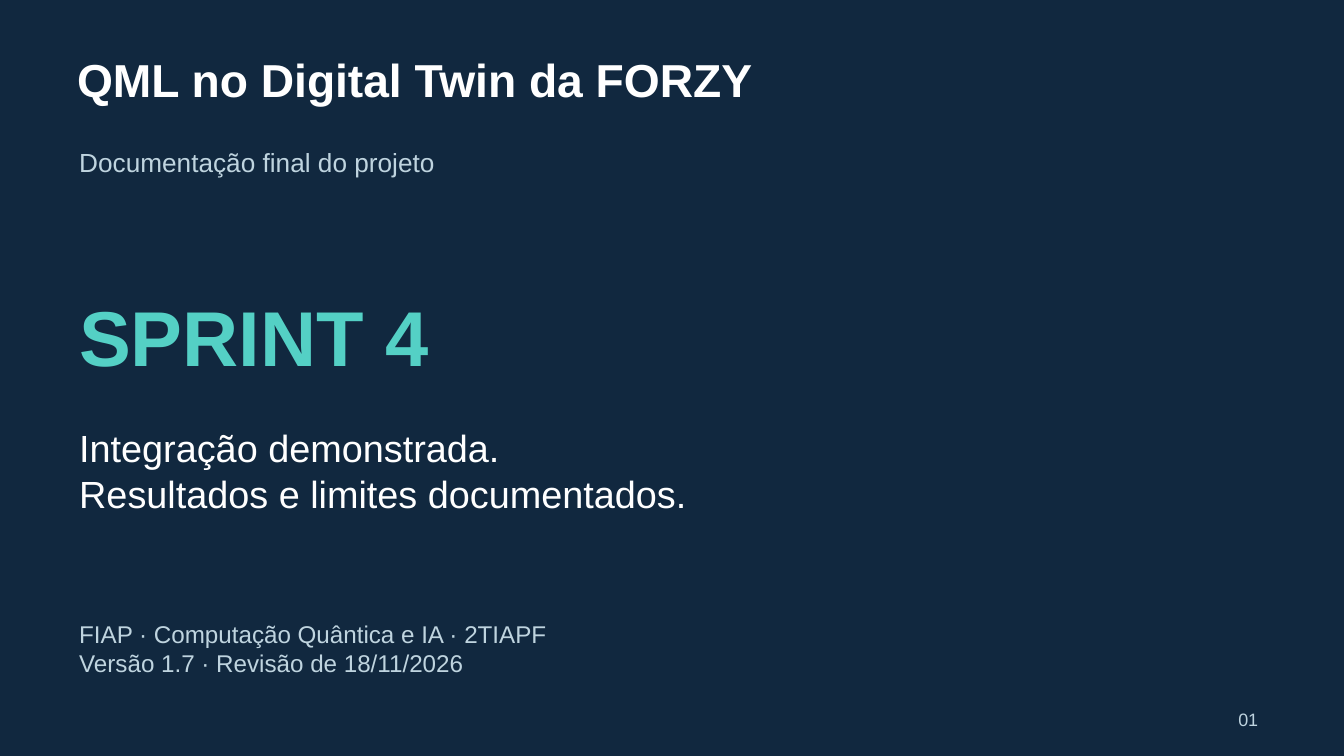
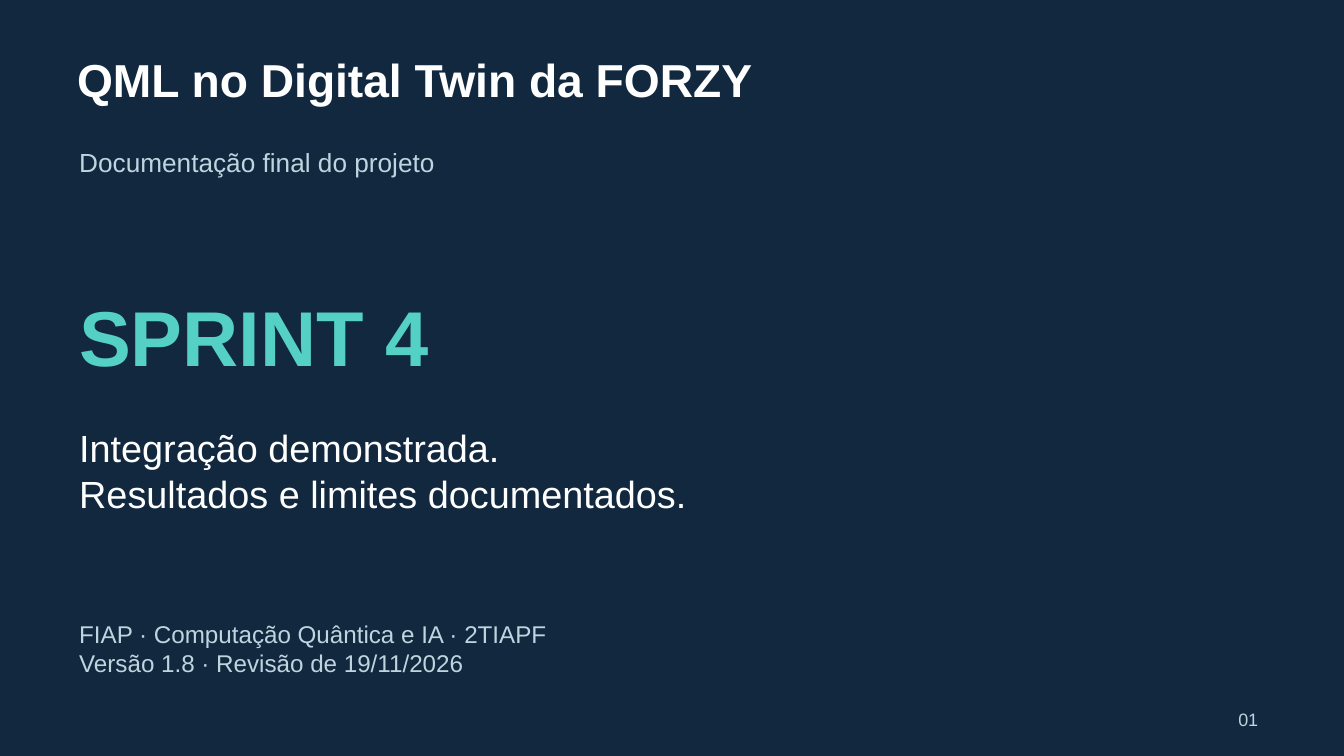
Before and after one commit to viniciusadrian1/CS4Quantica, a slide deck: slide 1 of docs/sprint4/entrega/Apresentacao_Final_FORZY_Sprint4.pptx. Drawn at 1344x756 pixels with LibreOffice and Linux fonts; fonts in the diff are those of the drawing. Boxes give left, top, right and bottom in pixels: in the first picture for what was removed or moved away, otherwise in the second. Text is boxed around its words. In the diff, an @@ line names an element or a change of style, - is before the commit and + after.

```diff
--- a/docs/sprint4/entrega/Apresentacao_Final_FORZY_Sprint4.pptx
+++ b/docs/sprint4/entrega/Apresentacao_Final_FORZY_Sprint4.pptx
@@ text at [79, 654, 463, 672]: text changed @@
-Versão 1.7 · Revisão de 18/11/2026
+Versão 1.8 · Revisão de 19/11/2026
```
Also in this commit, not shown: 5 other slides changed, 11 other files.
